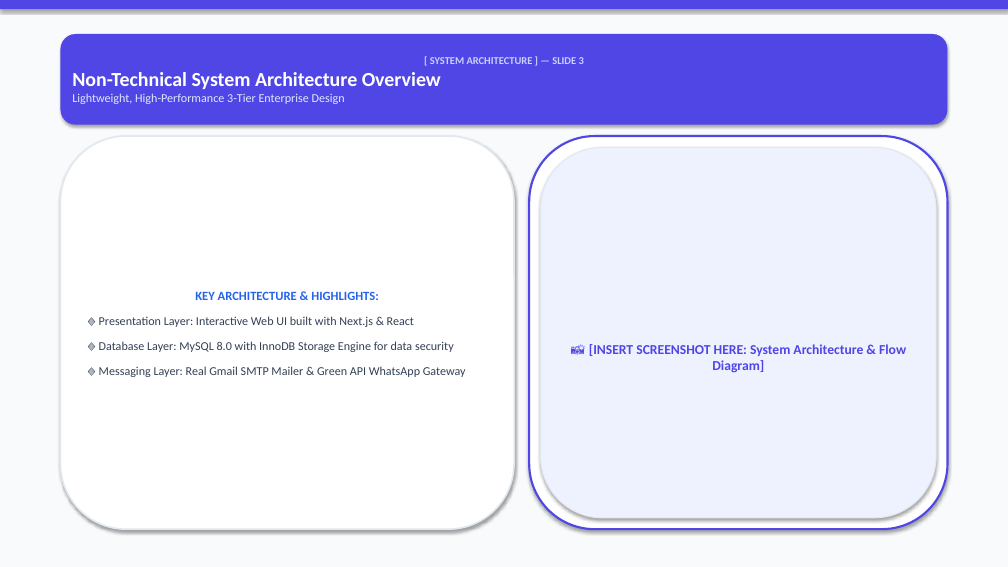
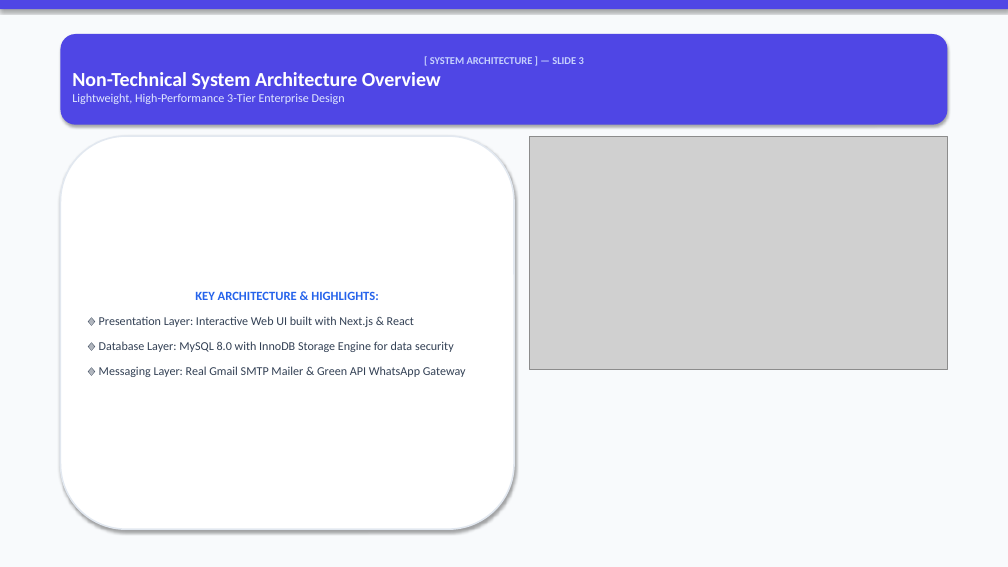
Before and after one commit to VishalMishraCSE/meeting-room-booking-system, a slide deck: slide 3 of document/PRESENTATION_DECK_SLIDES.pptx. Drawn at 1008x567 pixels with LibreOffice and Linux fonts; fonts in the diff are those of the drawing; grey boxes stand for pictures. Boxes give left, top, right and bottom in pixels: in the first picture for what was removed or moved away, otherwise in the second. Text is boxed around its words. In the diff, an @@ line names an element or a change of style, - is before the commit and + after.

Commit message:
docs: add simplified System Architecture Diagram image and embed onto Slide 3 in PowerPoint deck

```diff
--- a/document/PRESENTATION_DECK_SLIDES.pptx
+++ b/document/PRESENTATION_DECK_SLIDES.pptx
@@ rounded rectangle removed at (529,136,948,529) @@
@@ picture added at (529,136,948,370) @@
@@ rounded rectangle removed at (541,147,936,518) @@
-📸 [INSERT SCREENSHOT HERE: System Architecture & Flow Diagram]
```
Also in this commit, not shown: 1 other file.
